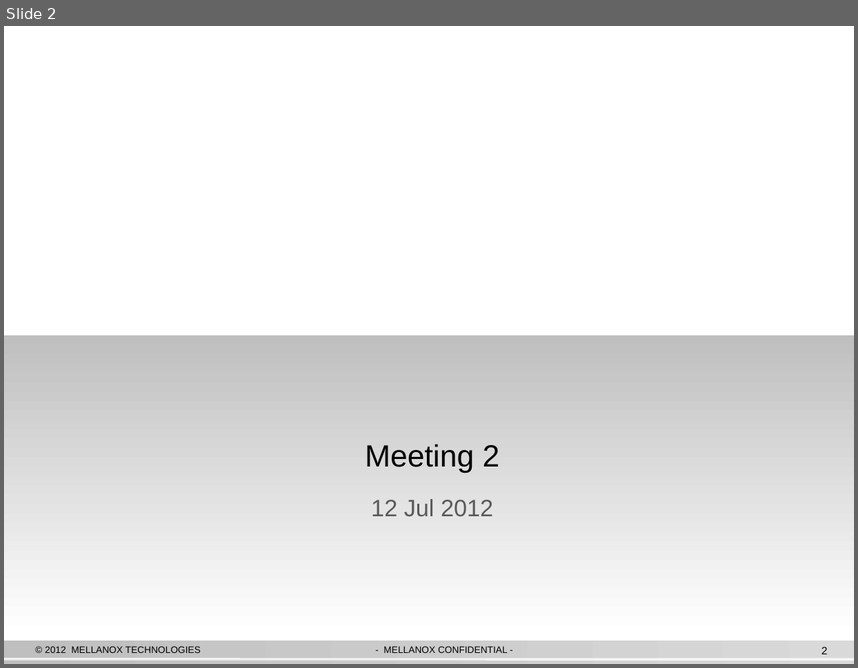
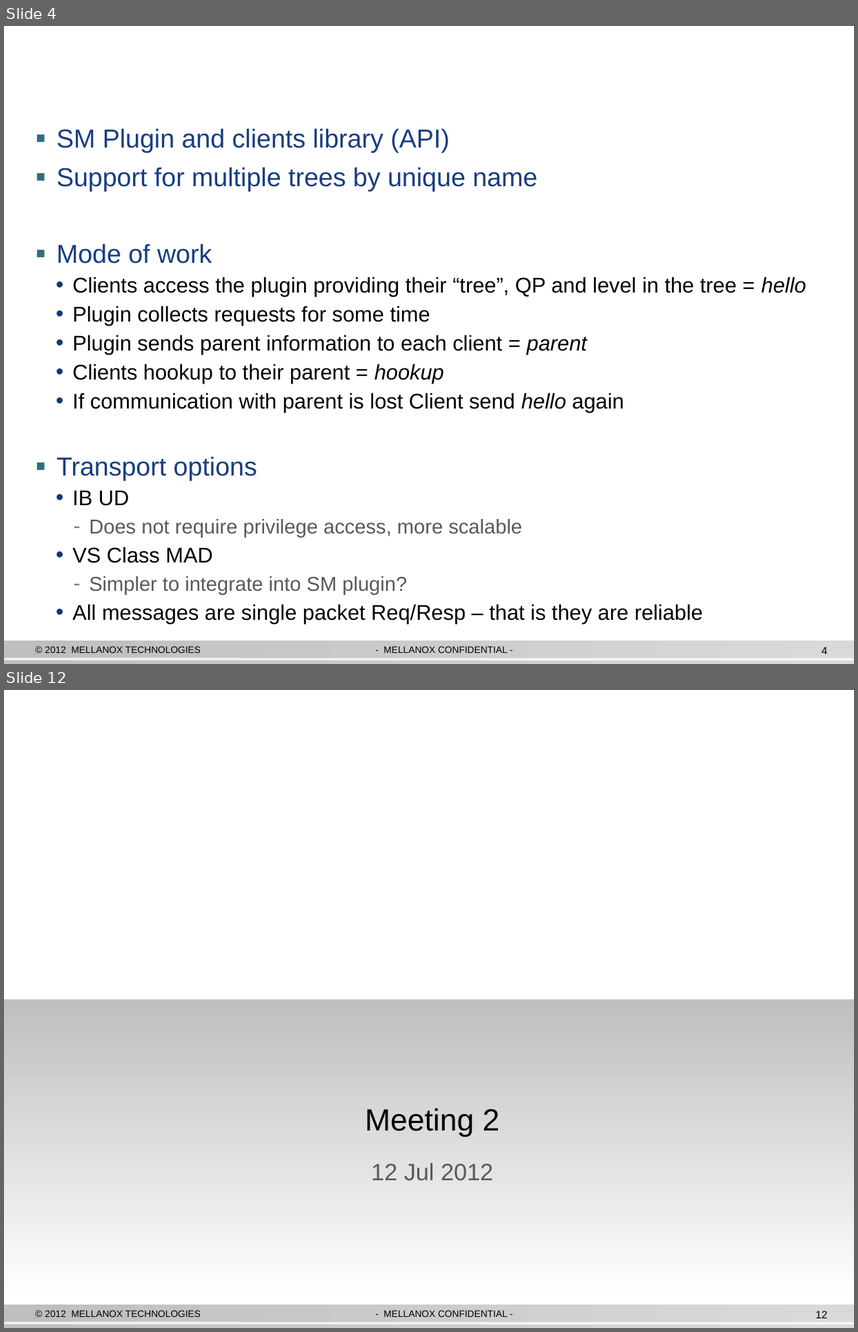
Before and after one commit to hnrose/ibssa2, a slide deck: IB SA Scalability Arch.pptx. Shown one above the other, each under a label of ours: slide 2 before the commit, slides 4 and 12 after it; the slides between them are not shown. The pictures are 858x668 and 858x1332 pixels, drawn with LibreOffice and Linux fonts; fonts in the diff are those of the drawing; background and template pictures are left out. Boxes give left, top, right and bottom in pixels: in the first picture for what was removed or moved away, otherwise in the second. Text is boxed around its words. In the diff, an @@ line names an element or a change of style, - is before the commit and + after.

```diff
--- a/IB SA Scalability Arch.pptx
+++ b/IB SA Scalability Arch.pptx
@@ slide 4 added at (x1=4, y1=26, x2=854, y2=664), background #FFFFFF; not listed: 4 template elements that a slide beside it also shows @@
@@ title added at (x1=37, y1=26, x2=722, y2=99), 26 pt, text #FFFFFF, bold @@
+TOT Proposal
@@ text added at (x1=56, y1=128, x2=806, y2=623), 18 pt, text #000000 @@
+▪ SM Plugin and clients library (API)
+▪ Support for multiple trees by unique name
+▪ Mode of work
+  • Clients access the plugin providing their “tree”, QP and level in the tree = hello
+  • Plugin collects requests for some time
+  • Plugin sends parent information to each client = parent
+  • Clients hookup to their parent = hookup
+  • If communication with parent is lost Client send hello again
+▪ Transport options
+  • IB UD
+    – Does not require privilege access, more scalable
+  • VS Class MAD
+    – Simpler to integrate into SM plugin?
+  • All messages are single packet Req/Resp – that is they are reliable
@@ what was slide 2 is now slide 12 @@
@@ page number at (x1=815, y1=1310, x2=827, y2=1318): text changed @@
-2
+12
```
Also in this commit, not shown: 9 other slides added, 4 other files.
